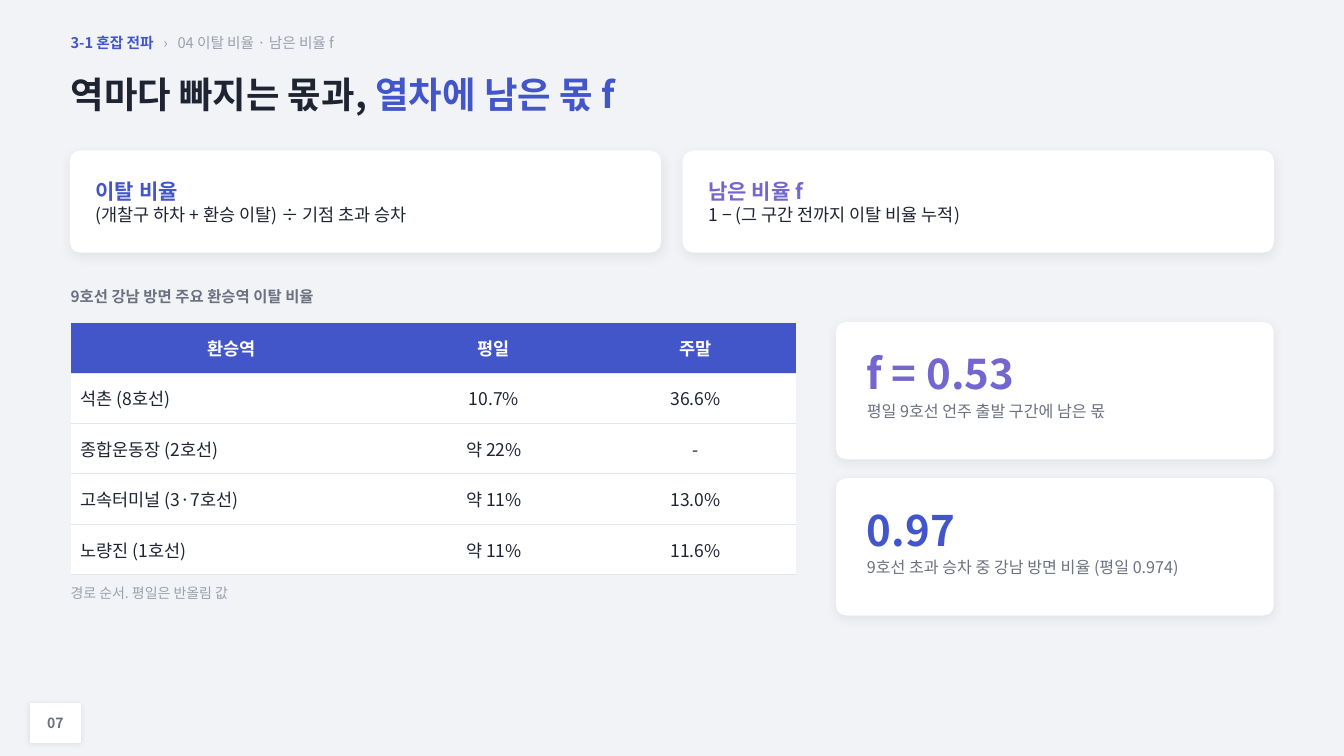
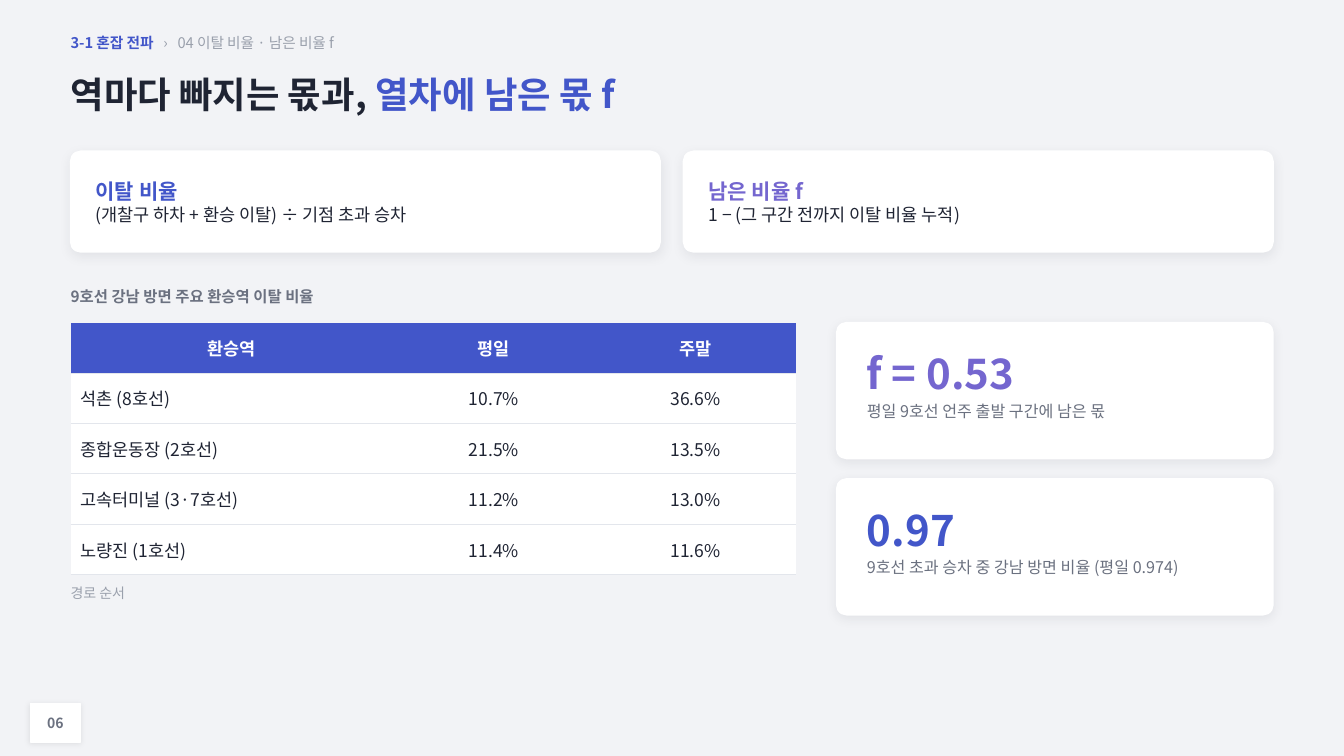
Before and after one commit to HUFS-DAT/dat-datasets, a slide deck: slide 6 of submissions/8기/넥서스_NEXUS/NEXUS_Phase3.pptx (slide 7 before the commit). Drawn at 1344x756 pixels with LibreOffice and Linux fonts; fonts in the diff are those of the drawing. Boxes give left, top, right and bottom in pixels: in the first picture for what was removed or moved away, otherwise in the second. Text is boxed around its words. In the diff, an @@ line names an element or a change of style, - is before the commit and + after.

```diff
--- a/submissions/8기/넥서스_NEXUS/NEXUS_Phase3.pptx
+++ b/submissions/8기/넥서스_NEXUS/NEXUS_Phase3.pptx
@@ table at [71,323,797,575] @@
-row 3, column 2: 약 22%
+row 3, column 2: 21.5%
-row 3, column 3: -
+row 3, column 3: 13.5%
-row 4, column 2: 약 11%
+row 4, column 2: 11.2%
-row 5, column 2: 약 11%
+row 5, column 2: 11.4%
@@ text at [71,586,125,599]: text changed @@
-경로 순서. 평일은 반올림 값
+경로 순서
@@ text at [47,717,63,728]: text changed @@
-07
+06
```
Also in this commit, not shown: 5 other slides changed, 1 slide added, 3 slides removed.
